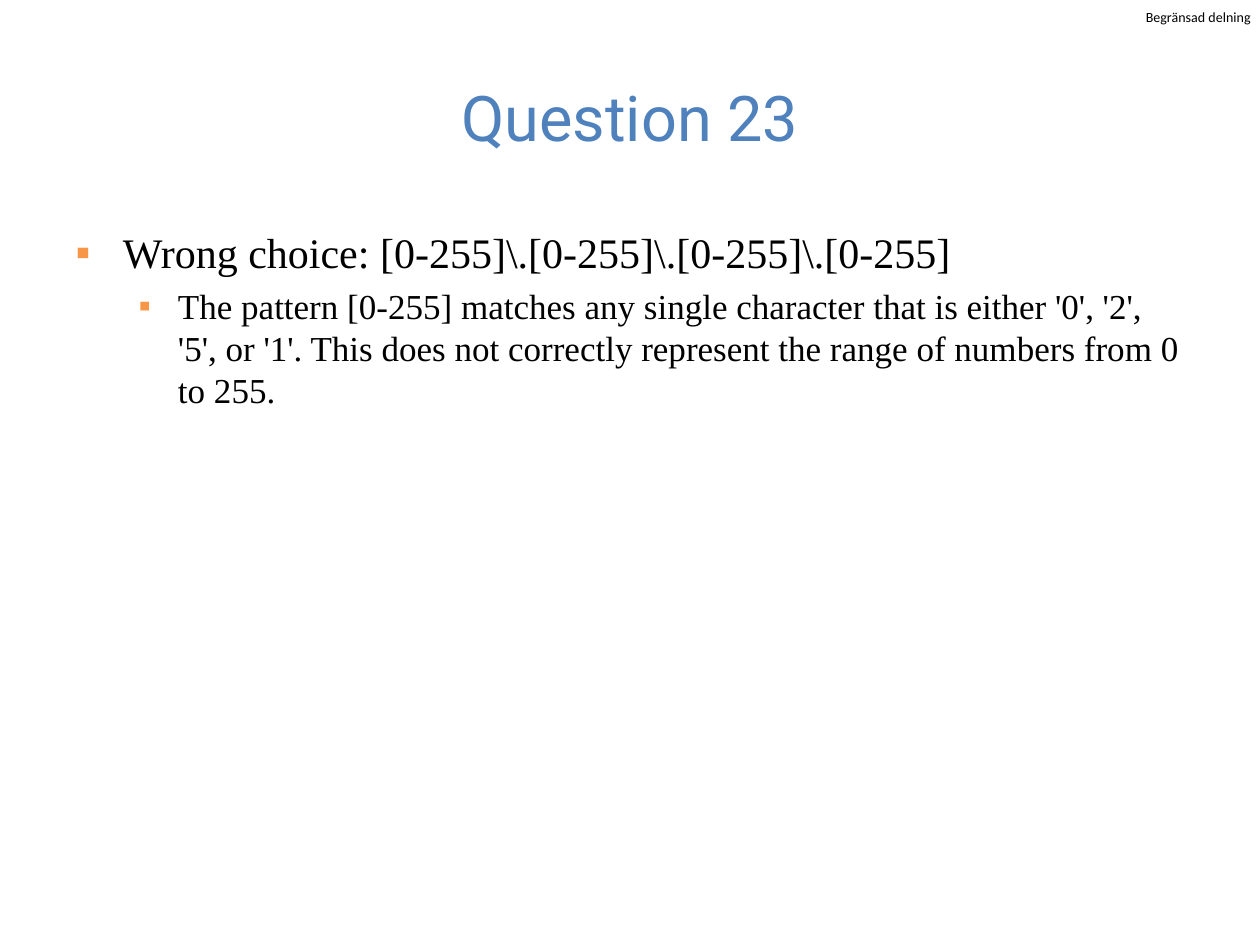
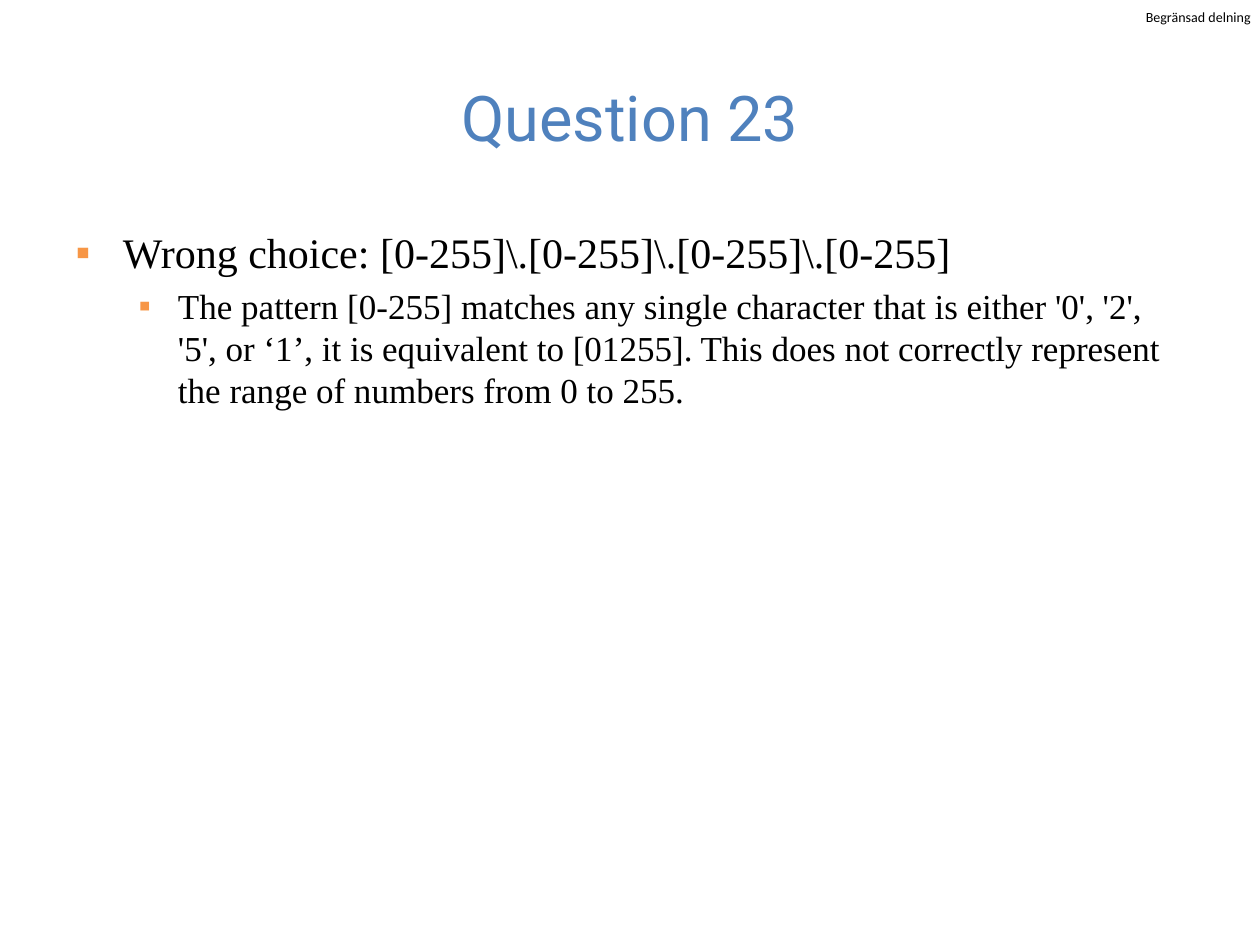
Before and after one commit to guhofstra/CSC111Fa25, a slide deck: slide 20 of PPTs/Quiz/MidtermExam2024.pptx. Drawn at 1260x945 pixels with LibreOffice and Linux fonts; fonts in the diff are those of the drawing. Boxes give left, top, right and bottom in pixels: in the first picture for what was removed or moved away, otherwise in the second. Text is boxed around its words. In the diff, an @@ line names an element or a change of style, - is before the commit and + after.

```diff
--- a/PPTs/Quiz/MidtermExam2024.pptx
+++ b/PPTs/Quiz/MidtermExam2024.pptx
@@ text at (x1=178, y1=294, x2=1159, y2=410): text changed @@
-  ▪ The pattern [0-255] matches any single character that is either '0', '2', '5', or '1'. This does not correctly represent the range of numbers from 0 to 255.
+  ▪ The pattern [0-255] matches any single character that is either '0', '2', '5', or ‘1’, it is equivalent to [01255]. This does not correctly represent the range of numbers from 0 to 255.
```
Also in this commit, not shown: 13 other slides changed, 2 slides added, 2 other files.
